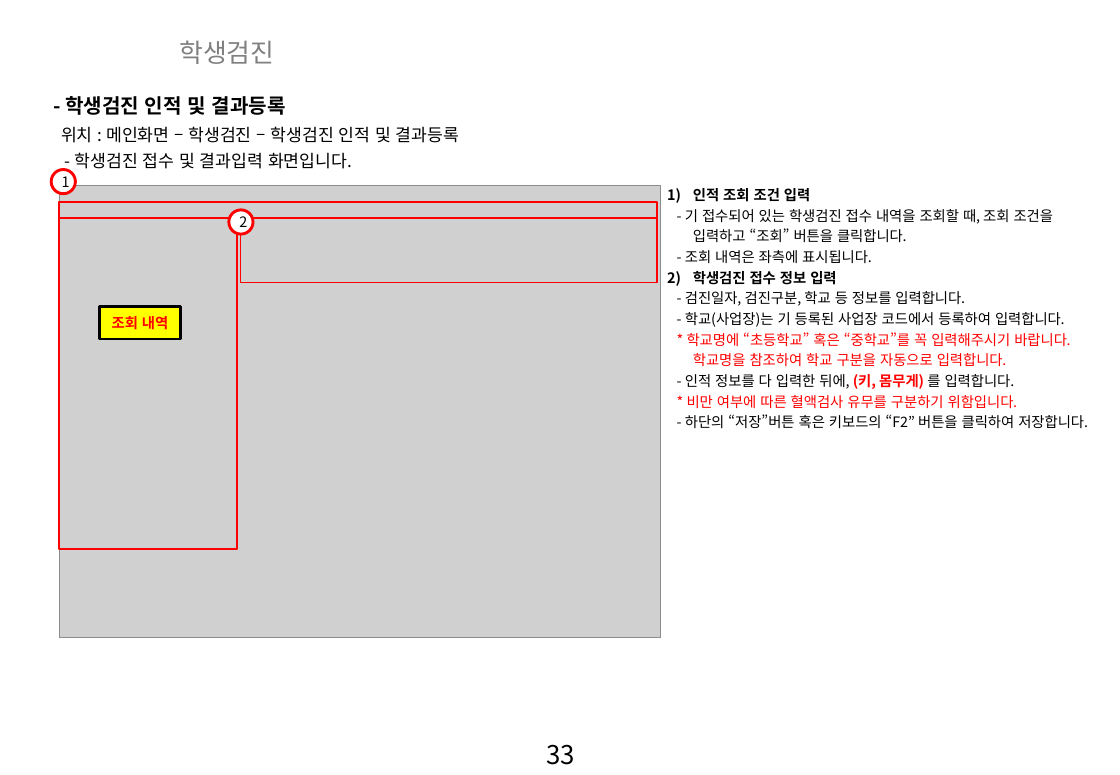
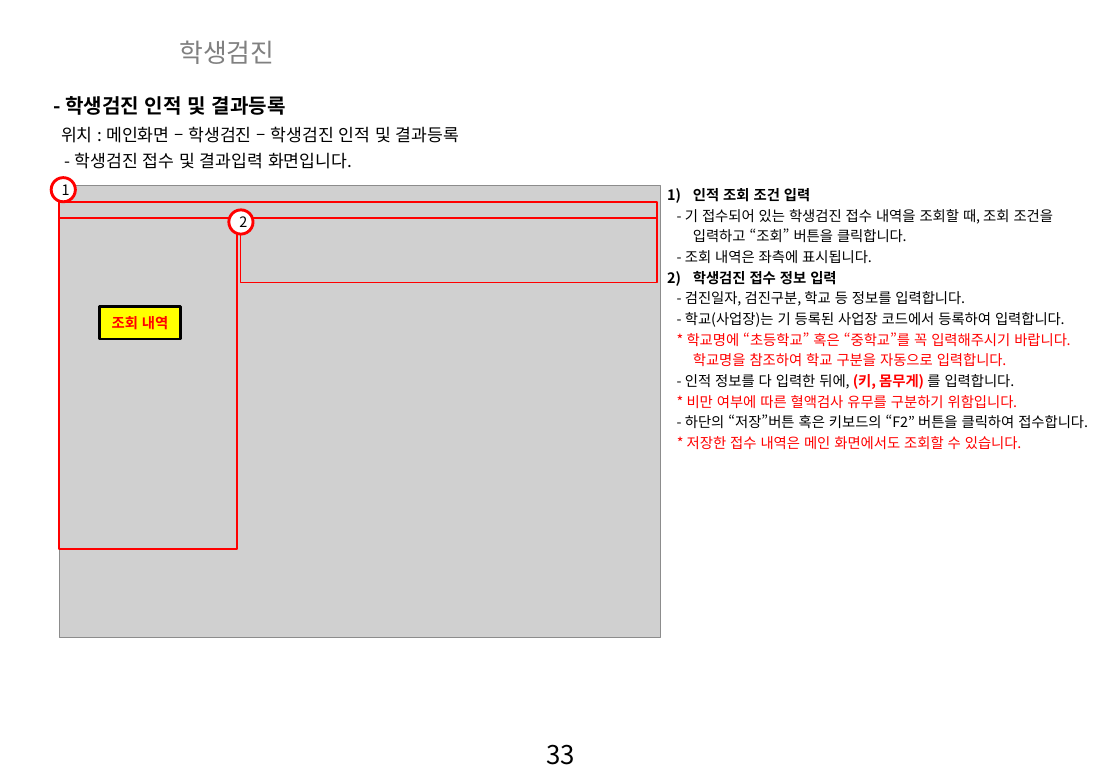
Before and after one commit to zooxop/ailiss_manual, a slide deck: slide 34 of manual/앨리스_매뉴얼_작업중.pptx. Drawn at 1120x775 pixels with LibreOffice and Linux fonts; fonts in the diff are those of the drawing; grey boxes stand for pictures; background and template pictures are left out. Boxes give left, top, right and bottom in pixels: in the first picture for what was removed or moved away, otherwise in the second. Text is boxed around its words. In the diff, an @@ line names an element or a change of style, - is before the commit and + after.

```diff
--- a/manual/앨리스_매뉴얼_작업중.pptx
+++ b/manual/앨리스_매뉴얼_작업중.pptx
@@ ellipse "1": place and size @@
-ellipse "1" at (51,170,74,193)
+ellipse "1" at (51,178,74,202)
@@ text at (685,414,1088,449): text changed @@
-- 하단의 “저장”버튼 혹은 키보드의 “F2” 버튼을 클릭하여 저장합니다.
+- 하단의 “저장”버튼 혹은 키보드의 “F2” 버튼을 클릭하여 접수합니다.
+* 저장한 접수 내역은 메인 화면에서도 조회할 수 있습니다.
```
Also in this commit, not shown: 3 slides added, 1 other file.
